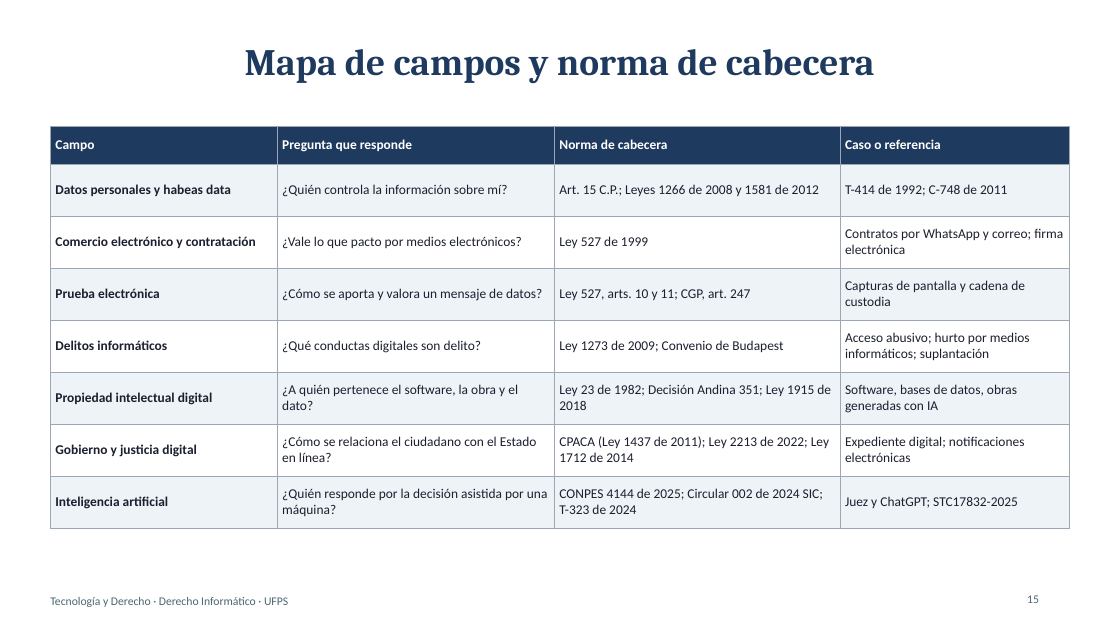
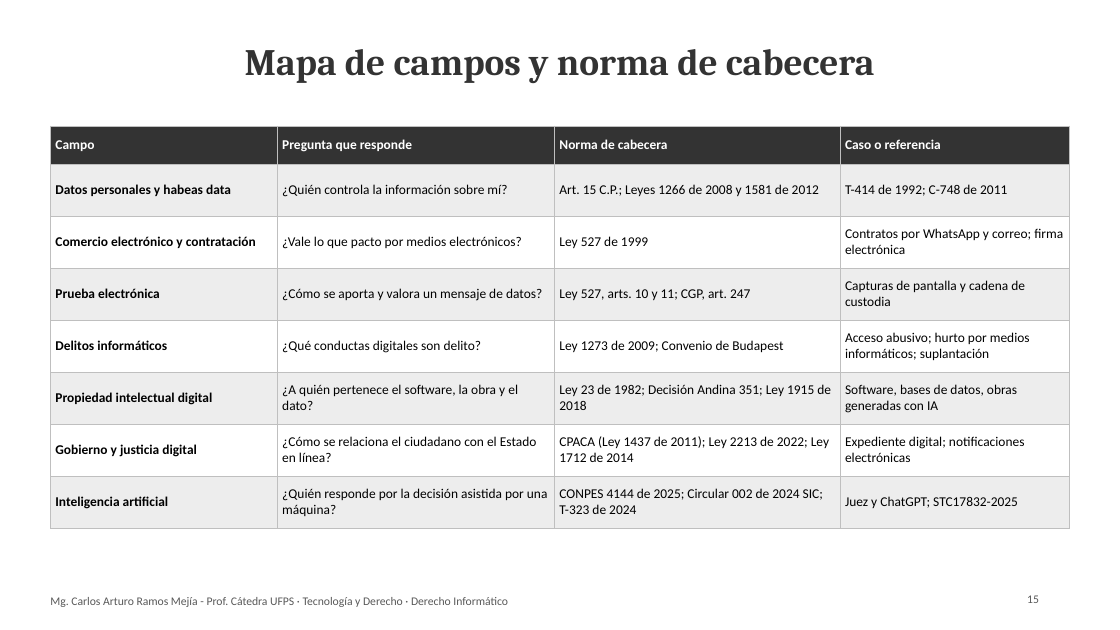
Before and after one commit to Arturoramos22/Arturoramos22, a slide deck: slide 15 of clase-derecho-informatico/DIAPOSITIVAS.pptx. Drawn at 1120x630 pixels with LibreOffice and Linux fonts; fonts in the diff are those of the drawing. Boxes give left, top, right and bottom in pixels: in the first picture for what was removed or moved away, otherwise in the second. Text is boxed around its words. In the diff, an @@ line names an element or a change of style, - is before the commit and + after.

```diff
--- a/clase-derecho-informatico/DIAPOSITIVAS.pptx
+++ b/clase-derecho-informatico/DIAPOSITIVAS.pptx
@@ title "Mapa de campos y norma ..." at <box>245,49,874,83</box>: text colour #1F3A5F to #333333 @@
@@ table at <box>50,126,1070,520</box> @@
@@ fill #1F3A5F to #333333 in row 1 @@
@@ fill #EEF3F8 to #EDEDED in 16 cells @@
@@ text colour #1B1F2E to #000000 @@
@@ borders changed @@
@@ text at <box>50,597,508,607</box>: text changed; text colour #4A6670 to #595959 @@
-Tecnología y Derecho · Derecho Informático · UFPS
+Mg. Carlos Arturo Ramos Mejía - Prof. Cátedra UFPS · Tecnología y Derecho · Derecho Informático
@@ page number at <box>1027,595,1039,603</box>: text colour #4A6670 to #595959 @@
```
Also in this commit, not shown: 23 other slides changed, 2 other files.
